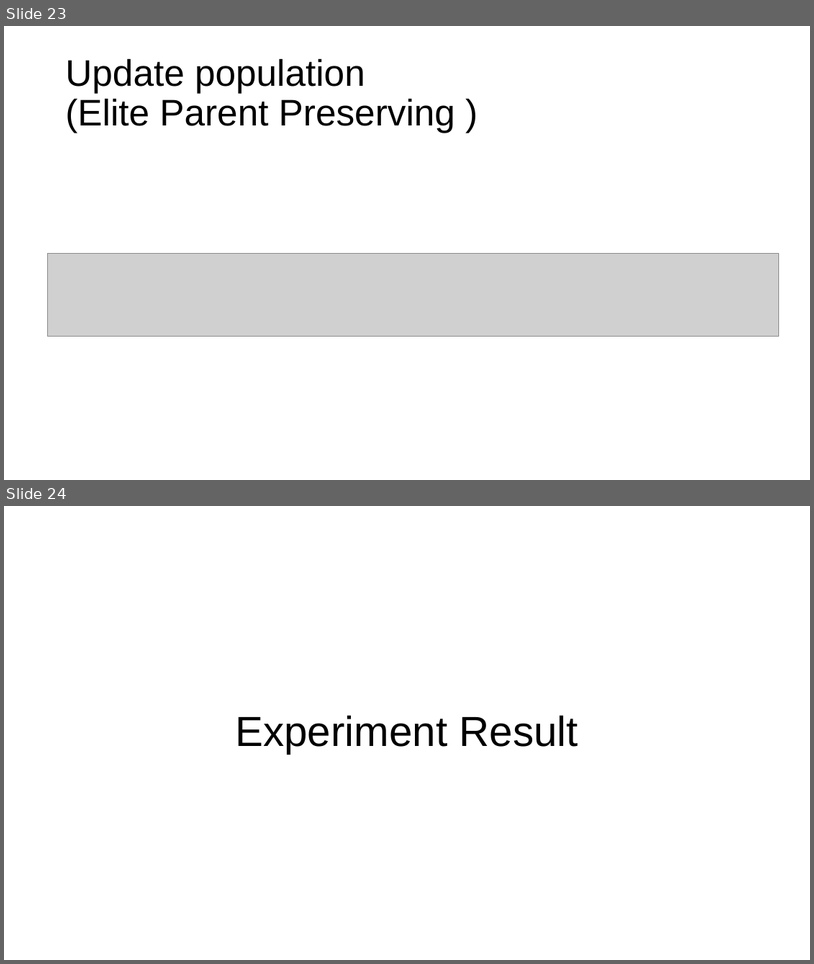
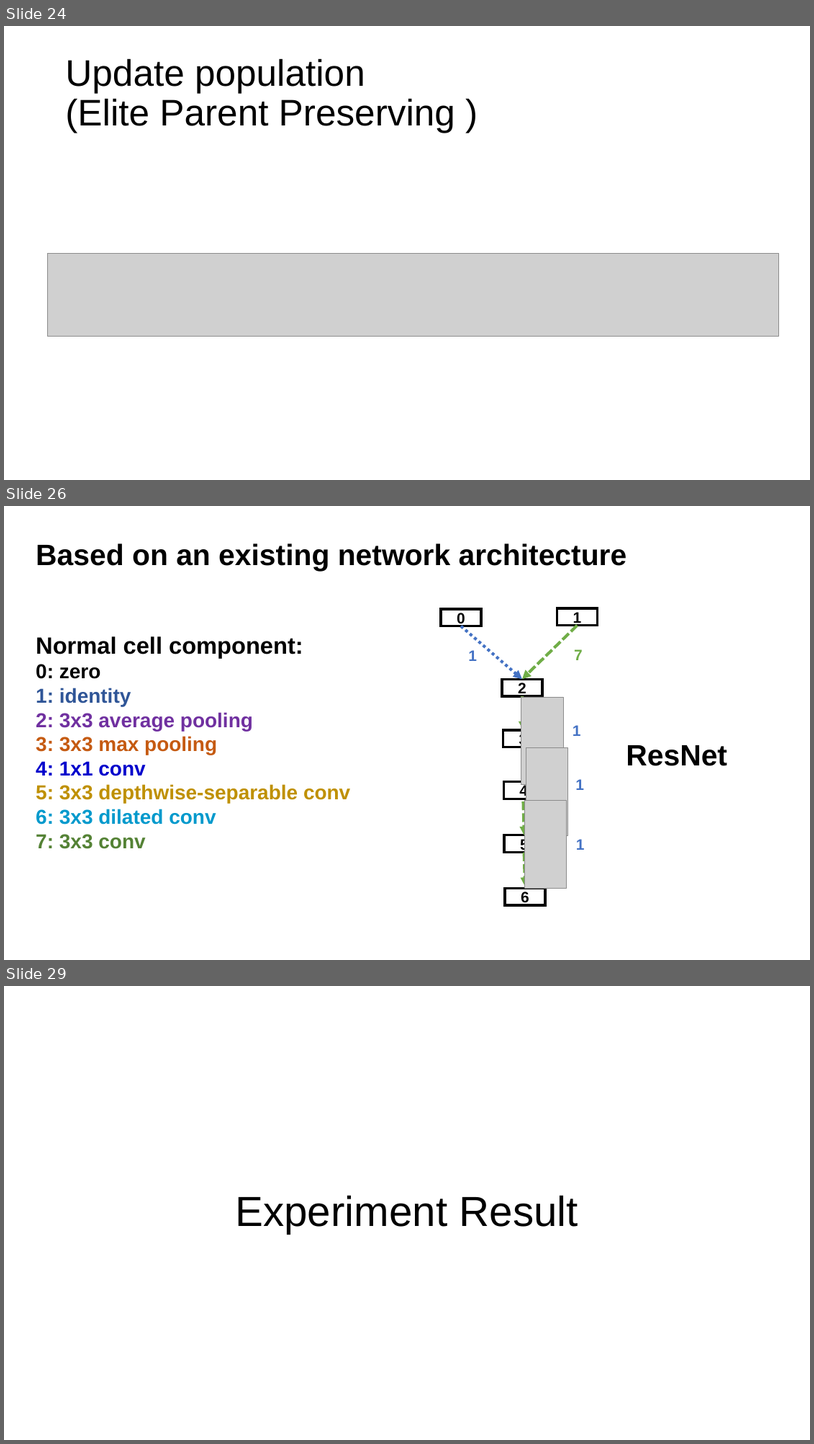
Before and after one commit to RangerX-36917/evoNAS, a slide deck: pre/final/5.9_final_report.pptx. Shown one above the other, each under a label of ours: slides 23 and 24 before the commit, slides 24, 26 and 29 after it; the slides between them are not shown. The pictures are 814x964 and 814x1444 pixels, drawn with LibreOffice and Linux fonts; fonts in the diff are those of the drawing; grey boxes stand for pictures. Boxes give left, top, right and bottom in pixels: in the first picture for what was removed or moved away, otherwise in the second. Text is boxed around its words. In the diff, an @@ line names an element or a change of style, - is before the commit and + after.

```diff
--- a/pre/final/5.9_final_report.pptx
+++ b/pre/final/5.9_final_report.pptx
@@ slide 26 added at <box>4,506,810,960</box>, background #FFFFFF @@
@@ text added at <box>36,543,628,572</box>, 35 pt, text #000000, bold @@
+Based on an existing network architecture
@@ rectangle added at <box>441,609,481,626</box>, outline #000000 3 pt, 18 pt, text #000000, bold @@
+0
@@ rectangle added at <box>558,608,597,626</box>, outline #000000 3 pt, 18 pt, text #000000, bold @@
+1
@@ arrow added from (461, 626) to (522, 679), #4472C4 3.5 pt dashed @@
@@ arrow added from (578, 626) to (522, 679), #70AD47 3.5 pt dashed @@
@@ text added at <box>36,636,350,849</box>, 24 pt, text #BF9000, bold @@
+Normal cell component:
+0: zero
+1: identity
+2: 3x3 average pooling
+3: 3x3 max pooling
+4: 1x1 conv
+5: 3x3 depthwise-separable conv
+6: 3x3 dilated conv
+7: 3x3 conv
@@ text added at <box>468,650,477,661</box>, 18 pt, text #4472C4, bold @@
+1
@@ text added at <box>574,649,583,660</box>, 18 pt, text #70AD47, bold @@
+7
@@ rectangle added at <box>502,679,543,696</box>, outline #000000 3 pt, 18 pt, text #000000, bold @@
+2
@@ picture added at <box>521,698,563,785</box> @@
@@ arrow added from (522, 696) to (524, 730), #70AD47 3.5 pt dashed @@
@@ rectangle added at <box>504,730,543,746</box>, outline #000000 3 pt, 18 pt, text #000000, bold @@
+3
@@ text added at <box>573,725,581,736</box>, 18 pt, text #4472C4, bold @@
+1
@@ picture added at <box>526,748,568,836</box> @@
@@ text added at <box>626,745,728,766</box>, 35 pt, text #000000, bold @@
+ResNet
@@ rectangle added at <box>504,782,544,799</box>, outline #000000 3 pt, 18 pt, text #000000, bold @@
+4
@@ text added at <box>576,779,584,790</box>, 18 pt, text #4472C4, bold @@
+1
@@ arrow added from (524, 801) to (525, 835), #70AD47 3.5 pt dashed @@
@@ picture added at <box>525,800,567,888</box> @@
@@ rectangle added at <box>504,835,544,852</box>, outline #000000 3 pt, 18 pt, text #000000, bold @@
+5
@@ text added at <box>576,839,585,849</box>, 18 pt, text #4472C4, bold @@
+1
@@ arrow added from (525, 852) to (525, 886), #70AD47 3.5 pt dashed @@
@@ rectangle added at <box>506,888,545,905</box>, outline #000000 3 pt, 18 pt, text #000000, bold @@
+6
@@ what was slide 23 is now slide 24 @@
@@ what was slide 24 is now slide 29 @@
```
Also in this commit, not shown: 4 slides changed, 4 other slides added, 1 other file.
